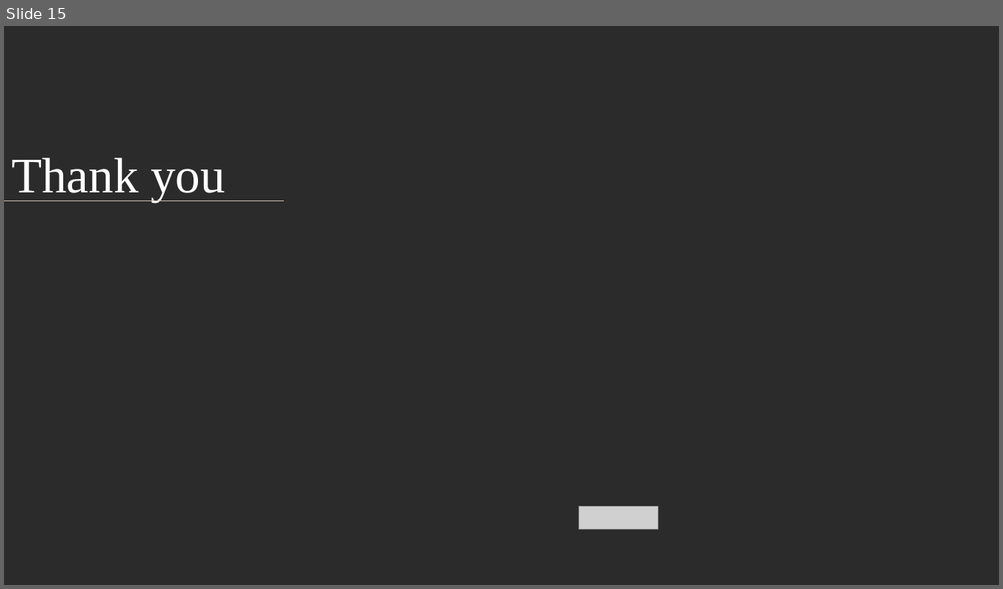
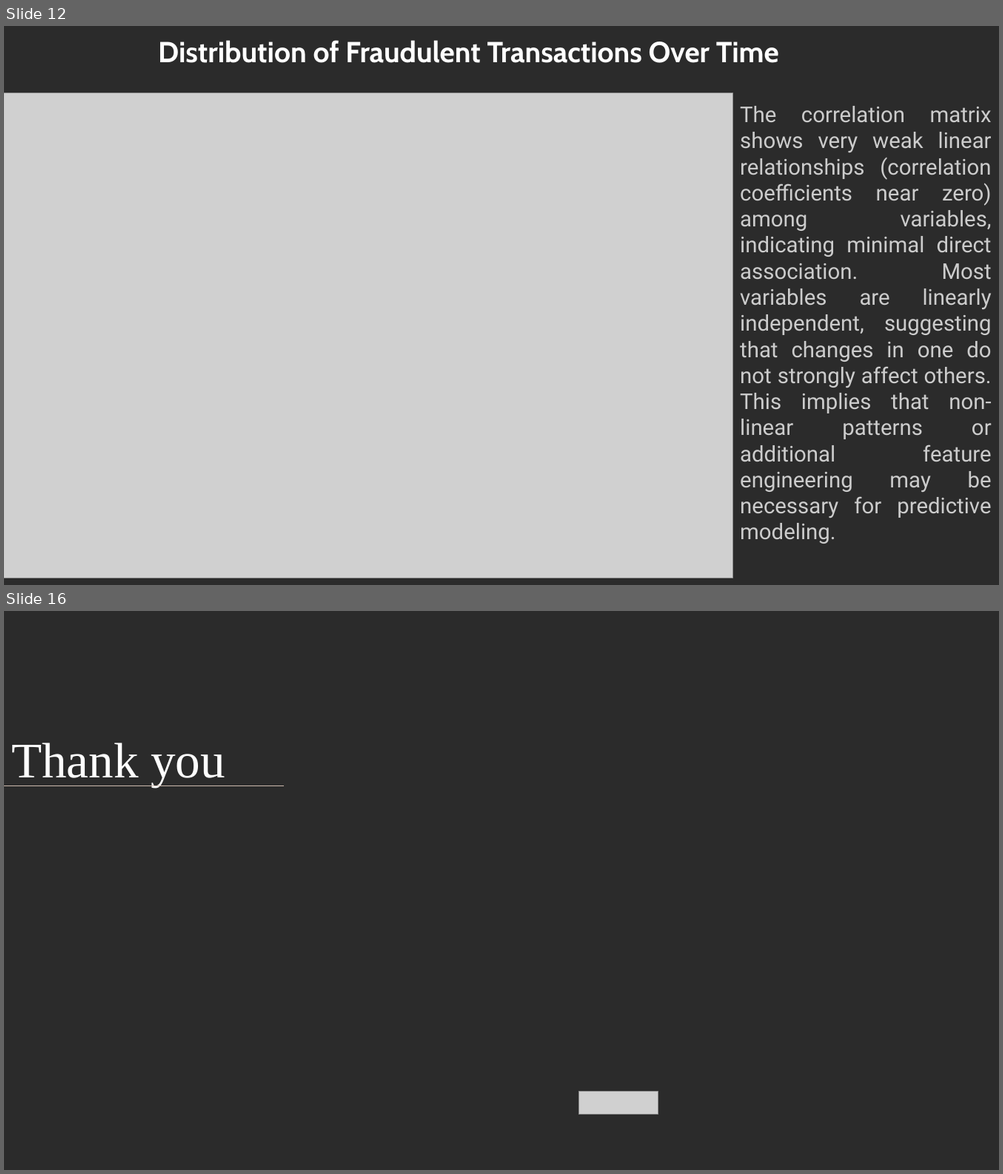
Before and after one commit to gkipkirui1/DSF-PT08P5-GROUP4-CAPSTONE-PROJECT, a slide deck: presentation/powerpoint_presentation.pptx. Shown one above the other, each under a label of ours: slide 15 before the commit, slides 12 and 16 after it; the slides between them are not shown. The pictures are 1003x589 and 1003x1174 pixels, drawn with LibreOffice and Linux fonts; fonts in the diff are those of the drawing; grey boxes stand for pictures; background and template pictures are left out; a plain dark background stands for a picture behind light text. Boxes give left, top, right and bottom in pixels: in the first picture for what was removed or moved away, otherwise in the second. Text is boxed around its words. In the diff, an @@ line names an element or a change of style, - is before the commit and + after.

```diff
--- a/presentation/powerpoint_presentation.pptx
+++ b/presentation/powerpoint_presentation.pptx
@@ slide 12 added at box(4, 26, 999, 585), background picture (left out) @@
@@ text added at box(158, 40, 779, 63), 28 pt, text #FFFFFF, bold @@
+Distribution of Fraudulent Transactions Over Time
@@ picture added at box(4, 93, 732, 578) @@
@@ text added at box(740, 106, 991, 544), 21 pt, text #CCCCCC @@
+The correlation matrix shows very weak linear relationships (correlation coefficients near zero) among variables, indicating minimal direct association. Most variables are linearly independent, suggesting that changes in one do not strongly affect others. This implies that non-linear patterns or additional feature engineering may be necessary for predictive modeling.
@@ picture added at box(462, 555, 541, 578) @@
@@ what was slide 15 is now slide 16 @@
```
Also in this commit, not shown: 10 slides changed, 4 other slides added, 4 slides removed, 1 other file.
